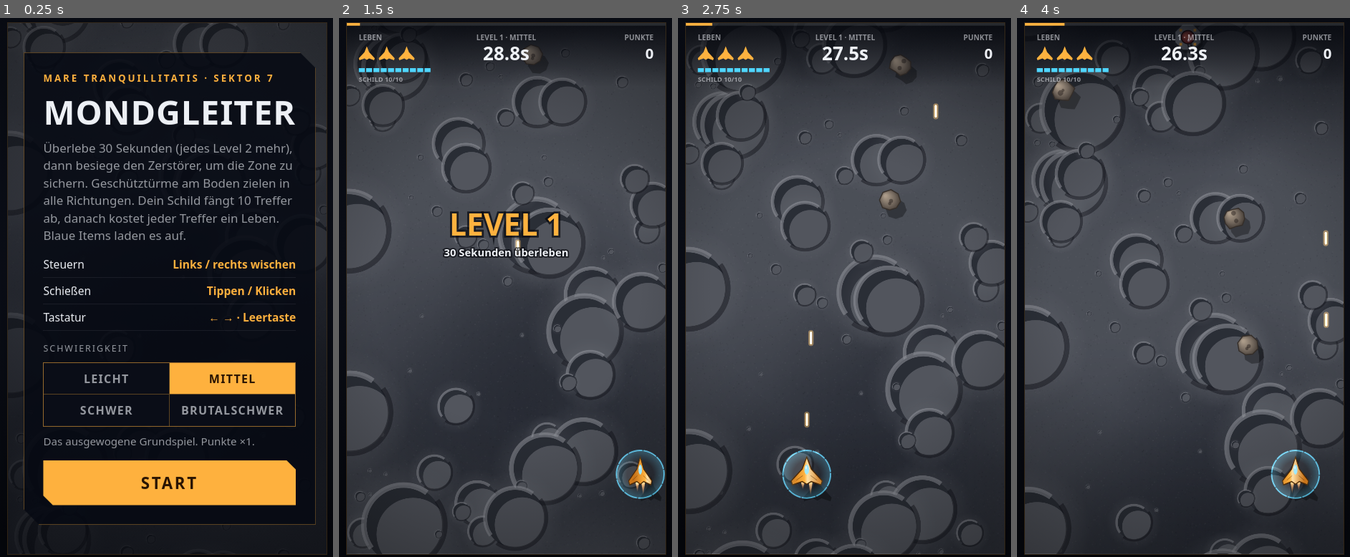
Above: before the commit, frames 1-4 (left to right).
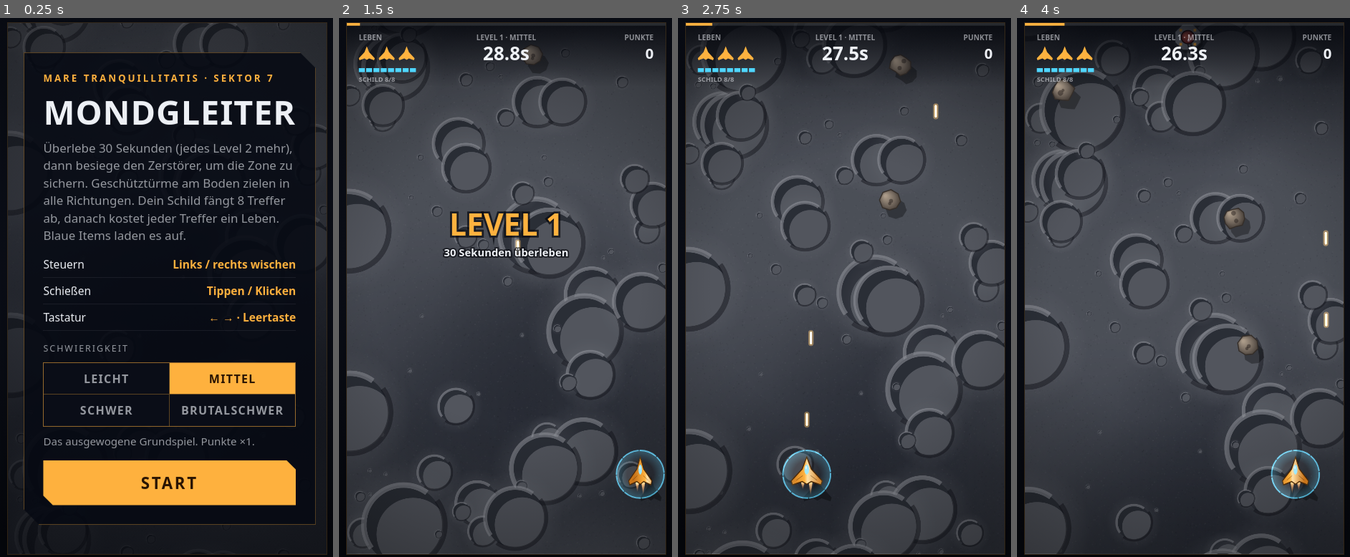
Above: after the commit, the same moments.

Repository: jupthred/Game-test
Game: browser game, page dist/index.html
The game is run twice, just before and just after one commit, with the same random seed, the same clock (stepped at 60 frames per second) and the same inputs.
Inputs:
- Up to frame 1 (0.25 s): no input
- Up to frame 2 (1.5 s): click "START" at 0.27 s; hold Right from 1.03 s (still down); tap Space at 1.1 s
- Up to frame 3 (2.75 s): release Right at 1.53 s; hold Down 1.58-1.85 s; tap Space at 1.6, 2.1, 2.6 s; hold Left 1.9-2.47 s; hold Up from 2.52 s (still down)
- Up to frame 4 (4 s): release Up at 2.82 s; hold Right 2.87-3.53 s; tap Space at 3.1, 3.6 s; hold Up 3.58-3.82 s; hold Left from 3.87 s (still down)

The runs differ from the first frame. In frame 1, 0.1% of the frame differs, in the area x 71-88%, y 33-35%; in frame 2, less than 0.1%; in frame 3, less than 0.1%; in frame 4, less than 0.1%.

Commit message:
Schildkapazität abhängig von der Schwierigkeit
Leicht 10, Mittel 8, Schwer 6, Brutalschwer 4 Ladungen.
Startbildschirm, HUD und Levelübersicht zeigen den jeweiligen Wert;
die Warnfarbe im HUD greift relativ zur Kapazität.

Co-Authored-By: Claude Opus 5.5 <noreply@anthropic.com>
Claude-Session: https://claude.ai/code/session_01UMw9AhiufExWep1QGcHhrB

Diff:
--- a/dist/index.html
+++ b/dist/index.html
@@ -190,7 +190,7 @@
       <section class="panel" data-screen="start">
         <p class="eyebrow">Mare Tranquillitatis · Sektor 7</p>
         <h1 class="title">Mondgleiter</h1>
-        <p class="lead">Überlebe 30 Sekunden (jedes Level 2  …(87 unchanged characters)… n in alle Richtungen. Dein Schild fängt 10 Treffer ab, danach kostet jeder Treffer ein Leben. Blaue Items laden es auf.</p>
+        <p class="lead">Überlebe 30 Sekunden (jedes Level 2  …(87 unchanged characters)… n in alle Richtungen. Dein Schild fängt <span data-field="shieldMax">8</span> Treffer ab, danach kostet jeder Treffer ein Leben. Blaue Items laden es auf.</p>
         <ul class="controls">
           <li><span>Steuern</span><kbd>Links / rechts wischen</kbd></li>
           <li><span>Schießen</span><kbd>Tippen / Klicken</kbd></li>
@@ -221,7 +221,7 @@
           <div><dt>Punkte</dt><dd data-field="score">0</dd></div>
           <div><dt>Abschüsse</dt><dd data-field="levelKills">0</dd></div>
           <div><dt>Leben</dt><dd data-field="lives">3</dd></div>
-          <div><dt>Schild</dt><dd data-field="shield">10/10</dd></div>
+          <div><dt>Schild</dt><dd data-field="shield">8/8</dd></div>
         </dl>
         <p class="note">Bonus +<span data-field="bonus">0</span>. Das Schild bleibt, wie es ist. Im nächsten Level kommen mehr Gegner, sie schießen öfter, und alles ist schneller.</p>
         <button class="btn" type="button" data-action="next-level">Level <span data-field="nextLevel">2</span> starten</button>
@@ -271,7 +271,10 @@
     /** Ein Klick während des Cooldowns wird so lange vorgemerkt (s). */
     fireBuffer: 0.16,
     invulnerableTime: 1.6,
-    /** Schild: so viele Treffer werden abgefangen, bevor ein Leben verloren geht. */
+    /**
+     * Schild: so viele Treffer werden abgefangen, bevor ein Leben verloren geht.
+     * Nur Rückfallwert – der tatsächliche Wert kommt aus der Schwierigkeitsstufe (levels/difficulty.js).
+     */
     shieldMax: 10,
   }),
 
@@ -1430,9 +1433,10 @@
    * @param {number} x
    * @param {number} y
    * @param {{ minX: number, maxX: number }} bounds
-   * @param {{ shield?: number }} [options] Startwert des Schilds (wird zwischen Leveln übernommen)
+   * @param {{ shield?: number, shieldMax?: number }} [options]
+   *   shield: Startwert (wird zwischen Leveln übernommen), shieldMax: Kapazität je Schwierigkeitsstufe
    */
-  constructor(x, y, bounds, { shield = CONFIG.player.shieldMax } = {}) {
+  constructor(x, y, bounds, { shieldMax = CONFIG.player.shieldMax, shield = shieldMax } = {}) {
     super(x, y, CONFIG.player.radius);
     this.type = 'player';
     this.layer = 3;
@@ -1443,7 +1447,7 @@
     this.age = 0;
     this.cooldown = 0;
     this.invulnerable = 0;
-    this.shieldMax = CONFIG.player.shieldMax;
+    this.shieldMax = shieldMax;
     this.shield = clamp(shield, 0, this.shieldMax);
     /** Aufleuchten der Schildblase nach Treffer/Aufladen (s) */
     this.shieldFlash = 0;
@@ -2263,6 +2267,7 @@
  * @property {number} pickupInterval   Sekunden zwischen Schild-Items
  * @property {number} scoreMultiplier  Faktor auf alle Punkte
  * @property {number} destroyerHp      Faktor auf die Trefferpunkte des Zerstörers
+ * @property {number} shieldMax        Treffer, die das Schild abfängt (pro Stufe 2 weniger)
  */
 
 /** @type {Readonly<Record<string, Difficulty>>} */
@@ -2277,6 +2282,7 @@
     pickupInterval: 7,
     scoreMultiplier: 0.75,
     destroyerHp: 0.7,
+    shieldMax: 10,
   }),
   normal: Object.freeze({
     id: 'normal',
@@ -2288,6 +2294,7 @@
     pickupInterval: 10,
     scoreMultiplier: 1,
     destroyerHp: 1,
+    shieldMax: 8,
   }),
   hard: Object.freeze({
     id: 'hard',
@@ -2299,6 +2306,7 @@
     pickupInterval: 14,
     scoreMultiplier: 1.5,
     destroyerHp: 1.3,
+    shieldMax: 6,
   }),
   brutal: Object.freeze({
     id: 'brutal',
@@ -2310,6 +2318,7 @@
     pickupInterval: 20,
     scoreMultiplier: 2.5,
     destroyerHp: 1.7,
+    shieldMax: 4,
   }),
 });
 
@@ -2724,7 +2733,7 @@
     const y = 68;
     const segW = 9;
     const gap = 2;
-    const low = shield <= 3;
+    const low = shield <= Math.max(1, Math.floor(maxShield * 0.3));
     const flash = this._shieldFlash > 0;
 
     ctx.font = `600 10px ${HUD_FONT}`;
@@ -2840,8 +2849,8 @@
     this.player = null;
     /** Aktiver Boss (Zerstörer) für die HUD-Anzeige */
     this.boss = null;
+    this.difficulty = getDifficulty(SafeStorage.get(CONFIG.storageKeys.difficulty, DEFAULT_DIFFICULTY));
     this.session = this._createSession();
-    this.difficulty = getDifficulty(SafeStorage.get(CONFIG.storageKeys.difficulty, DEFAULT_DIFFICULTY));
     this.bestScore = this._loadBestScore(this.difficulty.id);
 
     this._outroTimer = 0;
@@ -2899,7 +2908,7 @@
         this.world.width / 2,
         this.world.height - CONFIG.player.yOffset,
         { minX: 0, maxX: this.world.width },
-        { shield: this.session.shield },
+        { shield: this.session.shield, shieldMax: this.difficulty.shieldMax },
       ),
     );
     this.world.player = this.player;
@@ -3134,7 +3143,7 @@
         levelKills,
         lives,
         difficulty: this.difficulty.label,
-        shield: `${shield}/${CONFIG.player.shieldMax}`,
+        shield: `${shield}/${this.difficulty.shieldMax}`,
         bonus: this._formatScore(lastBonus),
       });
       return;
@@ -3182,7 +3191,7 @@
         lives: Math.max(0, this.session.lives),
         maxLives: CONFIG.player.lives,
         shield: this.player ? this.player.shield : this.session.shield,
-        maxShield: CONFIG.player.shieldMax,
+        maxShield: this.difficulty.shieldMax,
         level: this.session.level,
         difficulty: this.difficulty.label,
         timeLeft: this.levels.timeLeft,
@@ -3196,7 +3205,7 @@
   /* ---------------- Aufbau & Hilfen ---------------- */
 
   _createSession() {
-    return { score: 0, lives: CONFIG.player.lives, shield: CONFIG.player.shieldMax, level: 1, kills: 0, levelKills: 0, hitsTaken: 0, lastBonus: 0 };
+    return { score: 0, lives: CONFIG.player.lives, shield: this.difficulty.shieldMax, level: 1, kills: 0, levelKills: 0, hitsTaken: 0, lastBonus: 0 };
   }
 
   _createSpawner() {
@@ -3261,6 +3270,7 @@
       hasBest: this.bestScore > 0,
       difficulty: this.difficulty.label,
       difficultyDescription: this.difficulty.description,
+      shieldMax: this.difficulty.shieldMax,
     };
   }
 
--- a/dist/mondgleiter.artifact.html
+++ b/dist/mondgleiter.artifact.html
@@ -183,7 +183,7 @@
       <section class="panel" data-screen="start">
         <p class="eyebrow">Mare Tranquillitatis · Sektor 7</p>
         <h1 class="title">Mondgleiter</h1>
-        <p class="lead">Überlebe 30 Sekunden (jedes Level 2  …(87 unchanged characters)… n in alle Richtungen. Dein Schild fängt 10 Treffer ab, danach kostet jeder Treffer ein Leben. Blaue Items laden es auf.</p>
+        <p class="lead">Überlebe 30 Sekunden (jedes Level 2  …(87 unchanged characters)… n in alle Richtungen. Dein Schild fängt <span data-field="shieldMax">8</span> Treffer ab, danach kostet jeder Treffer ein Leben. Blaue Items laden es auf.</p>
         <ul class="controls">
           <li><span>Steuern</span><kbd>Links / rechts wischen</kbd></li>
           <li><span>Schießen</span><kbd>Tippen / Klicken</kbd></li>
@@ -214,7 +214,7 @@
           <div><dt>Punkte</dt><dd data-field="score">0</dd></div>
           <div><dt>Abschüsse</dt><dd data-field="levelKills">0</dd></div>
           <div><dt>Leben</dt><dd data-field="lives">3</dd></div>
-          <div><dt>Schild</dt><dd data-field="shield">10/10</dd></div>
+          <div><dt>Schild</dt><dd data-field="shield">8/8</dd></div>
         </dl>
         <p class="note">Bonus +<span data-field="bonus">0</span>. Das Schild bleibt, wie es ist. Im nächsten Level kommen mehr Gegner, sie schießen öfter, und alles ist schneller.</p>
         <button class="btn" type="button" data-action="next-level">Level <span data-field="nextLevel">2</span> starten</button>
@@ -264,7 +264,10 @@
     /** Ein Klick während des Cooldowns wird so lange vorgemerkt (s). */
     fireBuffer: 0.16,
     invulnerableTime: 1.6,
-    /** Schild: so viele Treffer werden abgefangen, bevor ein Leben verloren geht. */
+    /**
+     * Schild: so viele Treffer werden abgefangen, bevor ein Leben verloren geht.
+     * Nur Rückfallwert – der tatsächliche Wert kommt aus der Schwierigkeitsstufe (levels/difficulty.js).
+     */
     shieldMax: 10,
   }),
 
@@ -1423,9 +1426,10 @@
    * @param {number} x
    * @param {number} y
    * @param {{ minX: number, maxX: number }} bounds
-   * @param {{ shield?: number }} [options] Startwert des Schilds (wird zwischen Leveln übernommen)
+   * @param {{ shield?: number, shieldMax?: number }} [options]
+   *   shield: Startwert (wird zwischen Leveln übernommen), shieldMax: Kapazität je Schwierigkeitsstufe
    */
-  constructor(x, y, bounds, { shield = CONFIG.player.shieldMax } = {}) {
+  constructor(x, y, bounds, { shieldMax = CONFIG.player.shieldMax, shield = shieldMax } = {}) {
     super(x, y, CONFIG.player.radius);
     this.type = 'player';
     this.layer = 3;
@@ -1436,7 +1440,7 @@
     this.age = 0;
     this.cooldown = 0;
     this.invulnerable = 0;
-    this.shieldMax = CONFIG.player.shieldMax;
+    this.shieldMax = shieldMax;
     this.shield = clamp(shield, 0, this.shieldMax);
     /** Aufleuchten der Schildblase nach Treffer/Aufladen (s) */
     this.shieldFlash = 0;
@@ -2256,6 +2260,7 @@
  * @property {number} pickupInterval   Sekunden zwischen Schild-Items
  * @property {number} scoreMultiplier  Faktor auf alle Punkte
  * @property {number} destroyerHp      Faktor auf die Trefferpunkte des Zerstörers
+ * @property {number} shieldMax        Treffer, die das Schild abfängt (pro Stufe 2 weniger)
  */
 
 /** @type {Readonly<Record<string, Difficulty>>} */
@@ -2270,6 +2275,7 @@
     pickupInterval: 7,
     scoreMultiplier: 0.75,
     destroyerHp: 0.7,
+    shieldMax: 10,
   }),
   normal: Object.freeze({
     id: 'normal',
@@ -2281,6 +2287,7 @@
     pickupInterval: 10,
     scoreMultiplier: 1,
     destroyerHp: 1,
+    shieldMax: 8,
   }),
   hard: Object.freeze({
     id: 'hard',
@@ -2292,6 +2299,7 @@
     pickupInterval: 14,
     scoreMultiplier: 1.5,
     destroyerHp: 1.3,
+    shieldMax: 6,
   }),
   brutal: Object.freeze({
     id: 'brutal',
@@ -2303,6 +2311,7 @@
     pickupInterval: 20,
     scoreMultiplier: 2.5,
     destroyerHp: 1.7,
+    shieldMax: 4,
   }),
 });
 
@@ -2717,7 +2726,7 @@
     const y = 68;
     const segW = 9;
     const gap = 2;
-    const low = shield <= 3;
+    const low = shield <= Math.max(1, Math.floor(maxShield * 0.3));
     const flash = this._shieldFlash > 0;
 
     ctx.font = `600 10px ${HUD_FONT}`;
@@ -2833,8 +2842,8 @@
     this.player = null;
     /** Aktiver Boss (Zerstörer) für die HUD-Anzeige */
     this.boss = null;
+    this.difficulty = getDifficulty(SafeStorage.get(CONFIG.storageKeys.difficulty, DEFAULT_DIFFICULTY));
     this.session = this._createSession();
-    this.difficulty = getDifficulty(SafeStorage.get(CONFIG.storageKeys.difficulty, DEFAULT_DIFFICULTY));
     this.bestScore = this._loadBestScore(this.difficulty.id);
 
     this._outroTimer = 0;
@@ -2892,7 +2901,7 @@
         this.world.width / 2,
         this.world.height - CONFIG.player.yOffset,
         { minX: 0, maxX: this.world.width },
-        { shield: this.session.shield },
+        { shield: this.session.shield, shieldMax: this.difficulty.shieldMax },
       ),
     );
     this.world.player = this.player;
@@ -3127,7 +3136,7 @@
         levelKills,
         lives,
         difficulty: this.difficulty.label,
-        shield: `${shield}/${CONFIG.player.shieldMax}`,
+        shield: `${shield}/${this.difficulty.shieldMax}`,
         bonus: this._formatScore(lastBonus),
       });
       return;
@@ -3175,7 +3184,7 @@
         lives: Math.max(0, this.session.lives),
         maxLives: CONFIG.player.lives,
         shield: this.player ? this.player.shield : this.session.shield,
-        maxShield: CONFIG.player.shieldMax,
+        maxShield: this.difficulty.shieldMax,
         level: this.session.level,
         difficulty: this.difficulty.label,
         timeLeft: this.levels.timeLeft,
@@ -3189,7 +3198,7 @@
   /* ---------------- Aufbau & Hilfen ---------------- */
 
   _createSession() {
-    return { score: 0, lives: CONFIG.player.lives, shield: CONFIG.player.shieldMax, level: 1, kills: 0, levelKills: 0, hitsTaken: 0, lastBonus: 0 };
+    return { score: 0, lives: CONFIG.player.lives, shield: this.difficulty.shieldMax, level: 1, kills: 0, levelKills: 0, hitsTaken: 0, lastBonus: 0 };
   }
 
   _createSpawner() {
@@ -3254,6 +3263,7 @@
       hasBest: this.bestScore > 0,
       difficulty: this.difficulty.label,
       difficultyDescription: this.difficulty.description,
+      shieldMax: this.difficulty.shieldMax,
     };
   }
 
--- a/index.html
+++ b/index.html
@@ -190,7 +190,7 @@
       <section class="panel" data-screen="start">
         <p class="eyebrow">Mare Tranquillitatis · Sektor 7</p>
         <h1 class="title">Mondgleiter</h1>
-        <p class="lead">Überlebe 30 Sekunden (jedes Level 2  …(87 unchanged characters)… n in alle Richtungen. Dein Schild fängt 10 Treffer ab, danach kostet jeder Treffer ein Leben. Blaue Items laden es auf.</p>
+        <p class="lead">Überlebe 30 Sekunden (jedes Level 2  …(87 unchanged characters)… n in alle Richtungen. Dein Schild fängt <span data-field="shieldMax">8</span> Treffer ab, danach kostet jeder Treffer ein Leben. Blaue Items laden es auf.</p>
         <ul class="controls">
           <li><span>Steuern</span><kbd>Links / rechts wischen</kbd></li>
           <li><span>Schießen</span><kbd>Tippen / Klicken</kbd></li>
@@ -221,7 +221,7 @@
           <div><dt>Punkte</dt><dd data-field="score">0</dd></div>
           <div><dt>Abschüsse</dt><dd data-field="levelKills">0</dd></div>
           <div><dt>Leben</dt><dd data-field="lives">3</dd></div>
-          <div><dt>Schild</dt><dd data-field="shield">10/10</dd></div>
+          <div><dt>Schild</dt><dd data-field="shield">8/8</dd></div>
         </dl>
         <p class="note">Bonus +<span data-field="bonus">0</span>. Das Schild bleibt, wie es ist. Im nächsten Level kommen mehr Gegner, sie schießen öfter, und alles ist schneller.</p>
         <button class="btn" type="button" data-action="next-level">Level <span data-field="nextLevel">2</span> starten</button>
--- a/src/config.js
+++ b/src/config.js
@@ -22,7 +22,10 @@
     /** Ein Klick während des Cooldowns wird so lange vorgemerkt (s). */
     fireBuffer: 0.16,
     invulnerableTime: 1.6,
-    /** Schild: so viele Treffer werden abgefangen, bevor ein Leben verloren geht. */
+    /**
+     * Schild: so viele Treffer werden abgefangen, bevor ein Leben verloren geht.
+     * Nur Rückfallwert – der tatsächliche Wert kommt aus der Schwierigkeitsstufe (levels/difficulty.js).
+     */
     shieldMax: 10,
   }),
 
--- a/src/core/Game.js
+++ b/src/core/Game.js
@@ -67,8 +67,8 @@
     this.player = null;
     /** Aktiver Boss (Zerstörer) für die HUD-Anzeige */
     this.boss = null;
+    this.difficulty = getDifficulty(SafeStorage.get(CONFIG.storageKeys.difficulty, DEFAULT_DIFFICULTY));
     this.session = this._createSession();
-    this.difficulty = getDifficulty(SafeStorage.get(CONFIG.storageKeys.difficulty, DEFAULT_DIFFICULTY));
     this.bestScore = this._loadBestScore(this.difficulty.id);
 
     this._outroTimer = 0;
@@ -126,7 +126,7 @@
         this.world.width / 2,
         this.world.height - CONFIG.player.yOffset,
         { minX: 0, maxX: this.world.width },
-        { shield: this.session.shield },
+        { shield: this.session.shield, shieldMax: this.difficulty.shieldMax },
       ),
     );
     this.world.player = this.player;
@@ -361,7 +361,7 @@
         levelKills,
         lives,
         difficulty: this.difficulty.label,
-        shield: `${shield}/${CONFIG.player.shieldMax}`,
+        shield: `${shield}/${this.difficulty.shieldMax}`,
         bonus: this._formatScore(lastBonus),
       });
       return;
@@ -409,7 +409,7 @@
         lives: Math.max(0, this.session.lives),
         maxLives: CONFIG.player.lives,
         shield: this.player ? this.player.shield : this.session.shield,
-        maxShield: CONFIG.player.shieldMax,
+        maxShield: this.difficulty.shieldMax,
         level: this.session.level,
         difficulty: this.difficulty.label,
         timeLeft: this.levels.timeLeft,
@@ -423,7 +423,7 @@
   /* ---------------- Aufbau & Hilfen ---------------- */
 
   _createSession() {
-    return { score: 0, lives: CONFIG.player.lives, shield: CONFIG.player.shieldMax, level: 1, kills: 0, levelKills: 0, hitsTaken: 0, lastBonus: 0 };
+    return { score: 0, lives: CONFIG.player.lives, shield: this.difficulty.shieldMax, level: 1, kills: 0, levelKills: 0, hitsTaken: 0, lastBonus: 0 };
   }
 
   _createSpawner() {
@@ -488,6 +488,7 @@
       hasBest: this.bestScore > 0,
       difficulty: this.difficulty.label,
       difficultyDescription: this.difficulty.description,
+      shieldMax: this.difficulty.shieldMax,
     };
   }
 
--- a/src/entities/Player.js
+++ b/src/entities/Player.js
@@ -13,9 +13,10 @@
    * @param {number} x
    * @param {number} y
    * @param {{ minX: number, maxX: number }} bounds
-   * @param {{ shield?: number }} [options] Startwert des Schilds (wird zwischen Leveln übernommen)
+   * @param {{ shield?: number, shieldMax?: number }} [options]
+   *   shield: Startwert (wird zwischen Leveln übernommen), shieldMax: Kapazität je Schwierigkeitsstufe
    */
-  constructor(x, y, bounds, { shield = CONFIG.player.shieldMax } = {}) {
+  constructor(x, y, bounds, { shieldMax = CONFIG.player.shieldMax, shield = shieldMax } = {}) {
     super(x, y, CONFIG.player.radius);
     this.type = 'player';
     this.layer = 3;
@@ -26,7 +27,7 @@
     this.age = 0;
     this.cooldown = 0;
     this.invulnerable = 0;
-    this.shieldMax = CONFIG.player.shieldMax;
+    this.shieldMax = shieldMax;
     this.shield = clamp(shield, 0, this.shieldMax);
     /** Aufleuchten der Schildblase nach Treffer/Aufladen (s) */
     this.shieldFlash = 0;
--- a/src/levels/difficulty.js
+++ b/src/levels/difficulty.js
@@ -13,6 +13,7 @@
  * @property {number} pickupInterval   Sekunden zwischen Schild-Items
  * @property {number} scoreMultiplier  Faktor auf alle Punkte
  * @property {number} destroyerHp      Faktor auf die Trefferpunkte des Zerstörers
+ * @property {number} shieldMax        Treffer, die das Schild abfängt (pro Stufe 2 weniger)
  */
 
 /** @type {Readonly<Record<string, Difficulty>>} */
@@ -27,6 +28,7 @@
     pickupInterval: 7,
     scoreMultiplier: 0.75,
     destroyerHp: 0.7,
+    shieldMax: 10,
   }),
   normal: Object.freeze({
     id: 'normal',
@@ -38,6 +40,7 @@
     pickupInterval: 10,
     scoreMultiplier: 1,
     destroyerHp: 1,
+    shieldMax: 8,
   }),
   hard: Object.freeze({
     id: 'hard',
@@ -49,6 +52,7 @@
     pickupInterval: 14,
     scoreMultiplier: 1.5,
     destroyerHp: 1.3,
+    shieldMax: 6,
   }),
   brutal: Object.freeze({
     id: 'brutal',
@@ -60,6 +64,7 @@
     pickupInterval: 20,
     scoreMultiplier: 2.5,
     destroyerHp: 1.7,
+    shieldMax: 4,
   }),
 });
 
--- a/src/ui/HUD.js
+++ b/src/ui/HUD.js
@@ -127,7 +127,7 @@
     const y = 68;
     const segW = 9;
     const gap = 2;
-    const low = shield <= 3;
+    const low = shield <= Math.max(1, Math.floor(maxShield * 0.3));
     const flash = this._shieldFlash > 0;
 
     ctx.font = `600 10px ${HUD_FONT}`;
